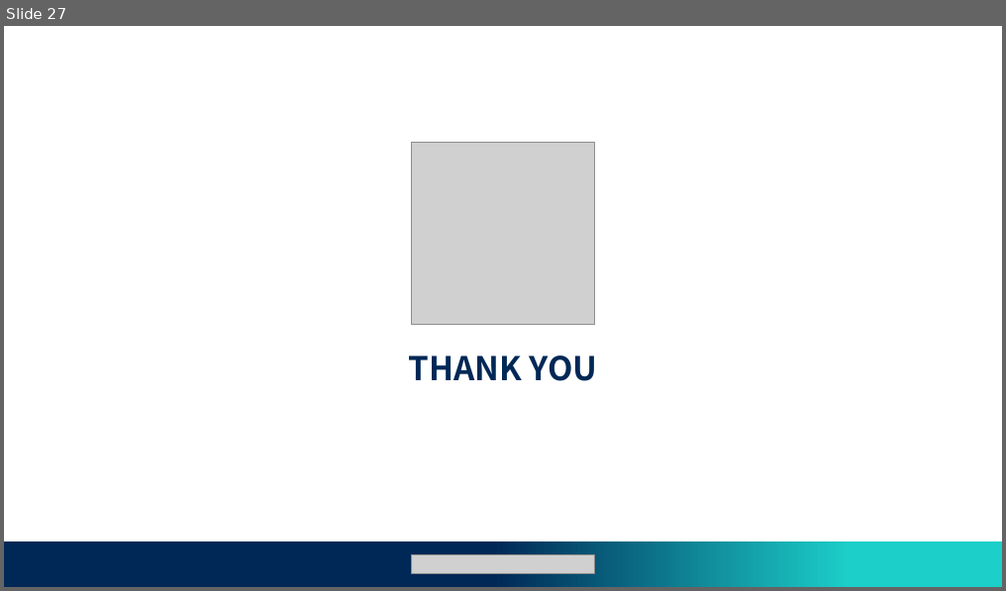
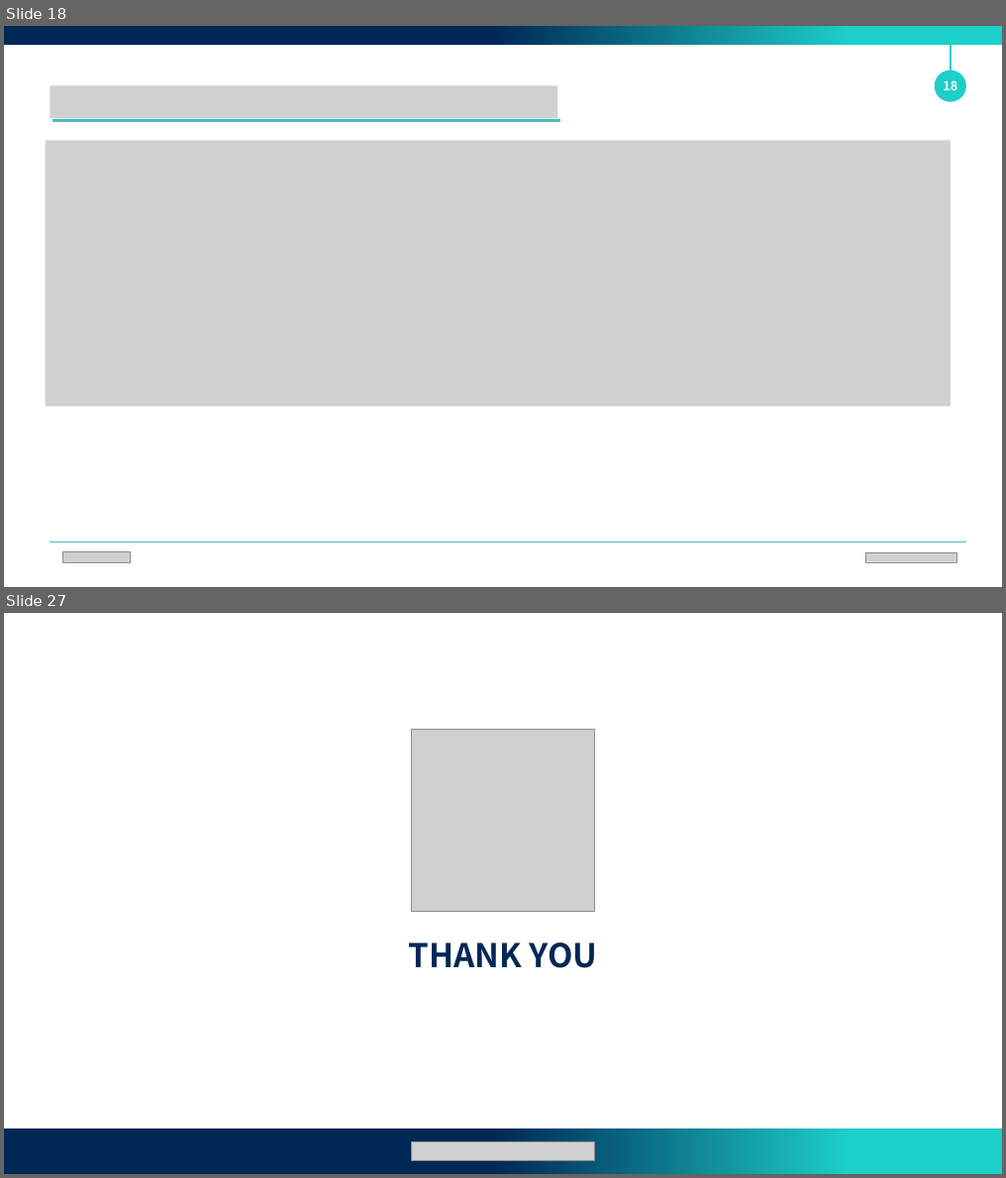
Before and after one commit to Nakkwan/Nakkwan.github.io, a slide deck: ppt/DDPM.pptx. Shown one above the other, each under a label of ours: slide 27 before the commit, slides 18 and 27 after it; the slides between them are not shown. The pictures are 1006x591 and 1006x1178 pixels, drawn with LibreOffice and Linux fonts; fonts in the diff are those of the drawing; grey boxes stand for pictures. Boxes give left, top, right and bottom in pixels: in the first picture for what was removed or moved away, otherwise in the second. Text is boxed around its words. In the diff, an @@ line names an element or a change of style, - is before the commit and + after.

```diff
--- a/ppt/DDPM.pptx
+++ b/ppt/DDPM.pptx
@@ slide 18 added at bbox=[4, 26, 1002, 587], background #FFFFFF @@
@@ rectangle added at bbox=[4, 26, 1002, 45], fill gradient #002856 to #1CCFC9 @@
@@ line added from (950, 26) to (950, 85), #1CCFC9 3.25 pt @@
@@ ellipse added at bbox=[935, 71, 966, 102], fill #1CCFC9, 24 pt, text #FFFFFF, bold @@
+18
@@ picture added at bbox=[50, 85, 557, 118] @@
@@ picture added at bbox=[46, 140, 950, 406] @@
@@ line added from (53, 120) to (560, 120), #43C0C2 4.5 pt @@
@@ line added from (50, 542) to (966, 542), #43C0C2 0.5 pt @@
@@ picture added at bbox=[62, 552, 130, 564] @@
@@ picture added at bbox=[866, 553, 957, 563] @@
```
Also in this commit, not shown: 13 slides changed, 1 slide removed, 2 other files.
